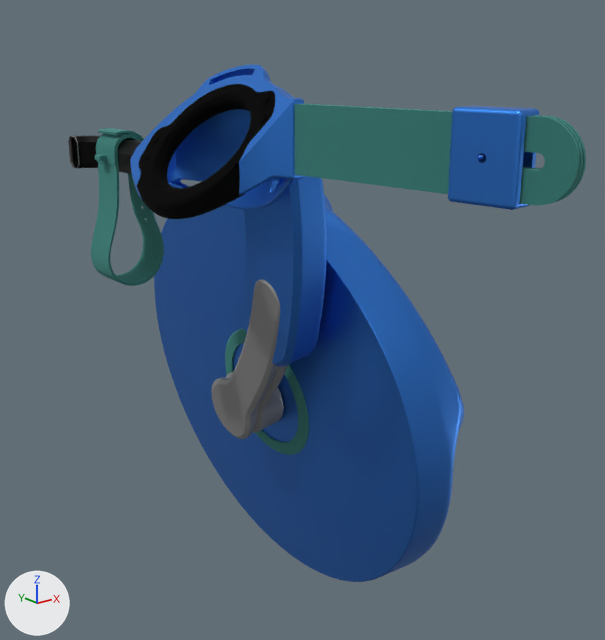
An edit to the glTF model public/portfolio/petwheels/assets/petwheels.glb, drawn before and after from the same camera.
The view is the same before and after, from a 50 mm camera at (-0.147, -0.294, 0.238) aimed at (0.105, 0.021, 0.112). The lights are fixed; the arrows at lower left show +X, +Y and +Z. The picture after the commit comes second. Where no turn or scale is listed for an object, it has been applied to the vertices. Vertices at exactly the same position are counted once.

Names of what the first picture shows: 'Arm', 'ArmHub', 'LegSupport', 'LegSupportStrap', 'Main', 'Rim', 'Seat', 'SideBar', 'SideBarBand_R', 'Tire' and 4 more.
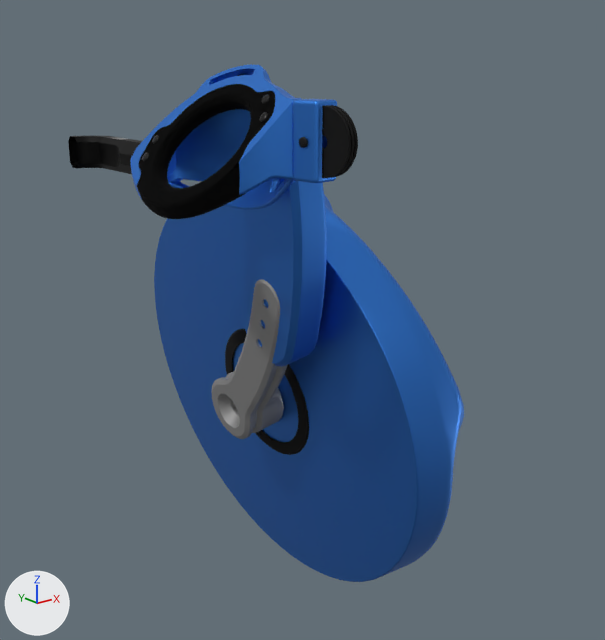
What changed in the scene script:
```text
Change mat_mat_2_003:
    where n0 = _N.new('ShaderNodeBsdfPrincipled'); n0.name = 'Principled BSDF'
    remove n0.inputs[0].default_value = (0.378, 0.378, 0.378, 1.0)  # 'Base Color', grey #a5a5a5
    add n2 = _N.new('ShaderNodeMix'); n2.name = 'Mix'
    add n2.data_type = 'RGBA'
    add n2.blend_type = 'MULTIPLY'
    add n2.inputs[0].default_value = 1.0  # 'Factor'
    add n2.inputs[7].default_value = (0.378, 0.378, 0.378, 1.0)  # 'B', grey #a5a5a5
    add n3 = _N.new('ShaderNodeVertexColor'); n3.name = 'Color Attribute'
    add _L.new(n2.outputs[2], n0.inputs[0])  # 'Result' to 'Base Color'
    add _L.new(n3.outputs[0], n2.inputs[6])  # 'Color' to 'A'
Change mat_mat_1_003:
    mat_mat_1_003.base_color: (0.125, 0.404, 0.367) -> (0.0367, 0.0367, 0.0367)  # cyan #63aaa3 -> dark grey #363636
Change me_armhub_r_006:
    remove me_armhub_r_006.from_pydata(...)  # 1060 vertices, 2116 faces; spans x 0.0112..0.0545, y 0.0024..0.0884, z -0.1686..-0.0588
    remove me_armhub_r_006.materials.append(mat_mat_2_003)  # grey #a5a5a5
    add me_armhub_r_006.from_pydata(...)  # 1623 vertices, 3254 faces; spans x 0.0112..0.0545, y 0.0024..0.0884, z -0.1686..-0.0588
    me_armhub_r_006 part 1: 229 vertices moved from x 0.0194..0.0492, y 0.0262..0.0663, z -0.1448..-0.1054 to x 0.0194..0.0492, y 0.0267..0.0662, z -0.1449..-0.1065; 2 vertices removed from x 0.0356..0.0368, y 0.033..0.039, z -0.1286..-0.1223; 565 vertices added at x 0.0127..0.0495, y 0.0122..0.08, z -0.1612..-0.069
    add me_armhub_r_006.materials.append(mat_mat_2_007)  # grey #a5a5a5
Change me_legsupport_001:
    where me_legsupport_001.from_pydata(...)  # 584 vertices, 1150 faces; spans x -0.013..0.0075, y 0.0..0.0578, z -0.0075..0.0075
    remove me_legsupport_001.materials.append(mat_mat_2_001)
    me_legsupport_001 part 2: 32 faces centred in x -0.0127..-0.0118, y 0.0482..0.0578, z -0.0075..0.0075 are repainted in the vertex colours; the middle colour goes from white #ffffff to black #000000
    add me_legsupport_001.materials.append(mat_mat_2_003)
Change me_sidebar_r_001:
    remove me_sidebar_r_001.from_pydata(...)  # 951 vertices, 1910 faces; spans x -0.0033..0.0171, y -0.1092..0.0075, z -0.0126..0.0126
    add me_sidebar_r_001.from_pydata(...)  # 951 vertices, 1910 faces; spans x -0.0033..0.0059, y -0.0262..0.0075, z -0.0126..0.0126
    me_sidebar_r_001 part 3: all 396 vertices in x 0.0106..0.0171, y -0.1092..-0.0961, z -0.0126..0.0126 are moved by (-0.0112, 0.0831, 0.0)
    me_sidebar_r_001 part 4: all 198 vertices in x 0.0071..0.0122, y -0.073..-0.0698, z -0.0025..0.0025 are moved by (-0.009, 0.0664, 0.0)
Change me_sidebarband_r_003:
    remove me_sidebarband_r_003.from_pydata(...)  # 1786 vertices, 3576 faces; spans x 0.0037..0.018, y -0.0928..-0.0679, z -0.0144..0.0144
    add me_sidebarband_r_003.from_pydata(...)  # 1786 vertices, 3576 faces; spans x -0.0053..0.0074, y -0.0146..-0.0011, z -0.0144..0.0144
    me_sidebarband_r_003 part 5: all 704 vertices in x 0.0065..0.018, y -0.0928..-0.09, z -0.0144..0.0144 are moved by (-0.0106, 0.0782, 0.0)
    me_sidebarband_r_003 part 6: all 378 vertices in x 0.005..0.0157, y -0.0826..-0.0781, z -0.0017..0.0017 are moved by (-0.0098, 0.0727, 0.0)
    me_sidebarband_r_003 part 7: all 704 vertices in x 0.0037..0.0151, y -0.0707..-0.0679, z -0.0144..0.0144 are moved by (-0.009, 0.0668, 0.0)
Remove ob_legsupportstrap:
    ob_legsupportstrap = bpy.data.objects.new('LegSupportStrap', me_legsupportstrap_r_007)
Add ob_sidebarscrew:
    ob_sidebarscrew = bpy.data.objects.new('SideBarScrew', me_seathole2ref_r_005)  # 312 vertices, 559 faces; spans x -0.00573..-0.00415, y -0.01065..-0.00676, z -0.00206..0.00173; in mat_mat_1_007 (black #292929)
    ob_sidebarscrew.location = (0.0484, -0.0484, 0.2092)
```

Changed parts and their boxes [x1, y1, x2, y2] in the pictures (605 x 640 px; the box of a moved part takes in the faces that stretch with it):
'SideBar', recoloured, reshaped (cyan to dark grey): before [294, 104, 586, 205]; after [322, 105, 358, 178]
'SideBarBand_R', reshaped (51% narrower, 19% shorter): before [448, 106, 539, 210]; after [293, 99, 337, 183]
'ArmHub', reshaped: [211, 279, 287, 439] in both
'LegSupportStrap', deleted (cyan): before [91, 128, 164, 286]
'LegSupport', recoloured: [68, 136, 142, 174] in both
'Tire', recoloured (cyan to dark grey): [225, 329, 309, 455] in both
'SideBarScrew', added: after [299, 137, 308, 148]
part 1 of me_armhub_r_006, cut back: before [224, 345, 287, 402]; after [216, 297, 287, 429]
part 2 of me_legsupport_001, recoloured (darker): [68, 136, 80, 169] in both
part 3 of me_sidebar_r_001, moved or reshaped: before [301, 104, 586, 205]; after [322, 105, 358, 178]
part 4 of me_sidebar_r_001, moved or reshaped (not visible afterwards): before [294, 104, 544, 205]
part 5 of me_sidebarband_r_003, moved or reshaped: before [510, 108, 539, 210]; after [314, 100, 337, 183]
part 6 of me_sidebarband_r_003, moved or reshaped: before [450, 112, 533, 205]; after [294, 104, 327, 180]
part 7 of me_sidebarband_r_003, moved or reshaped: before [448, 106, 533, 210]; after [293, 99, 333, 183]
